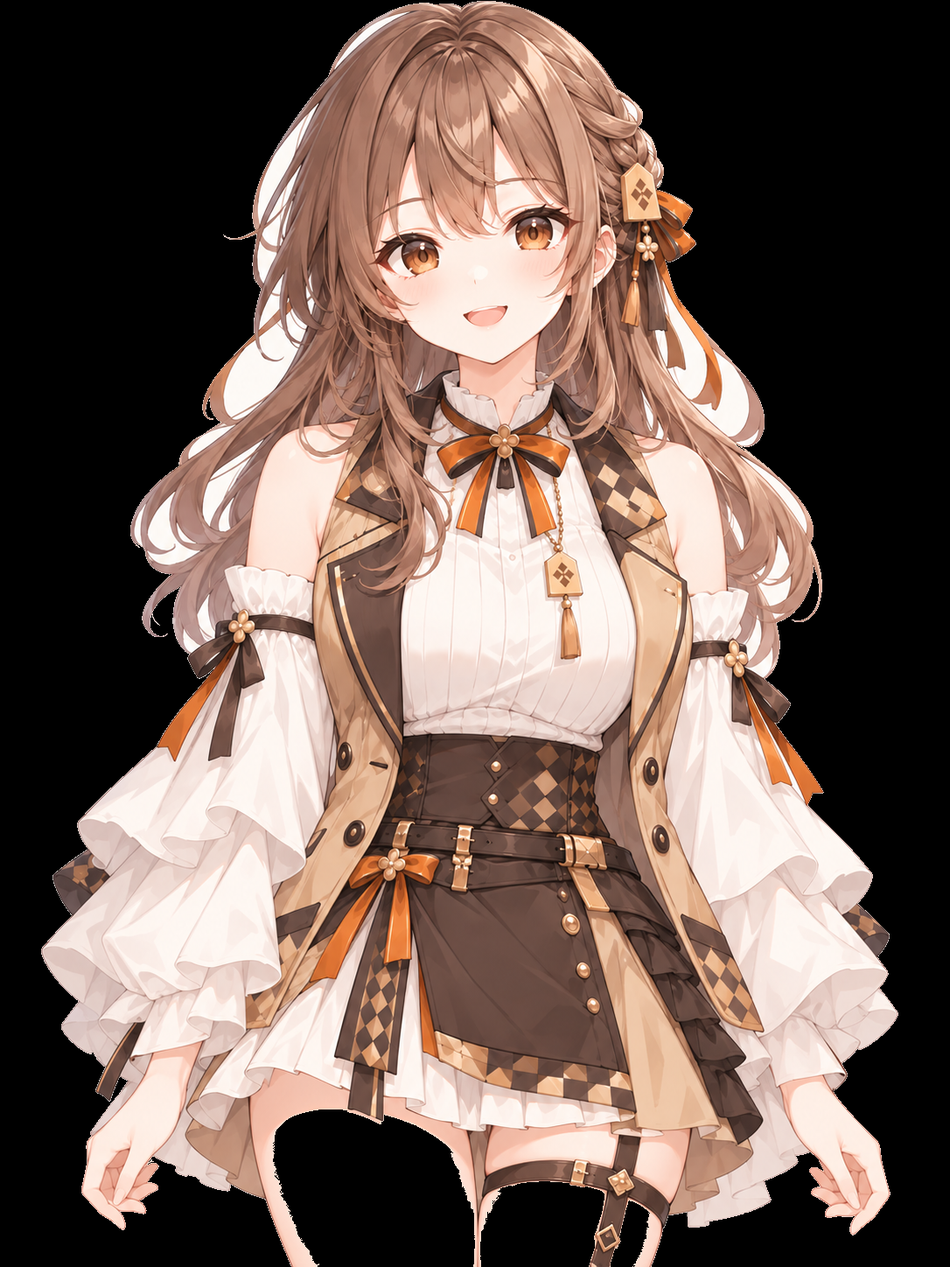
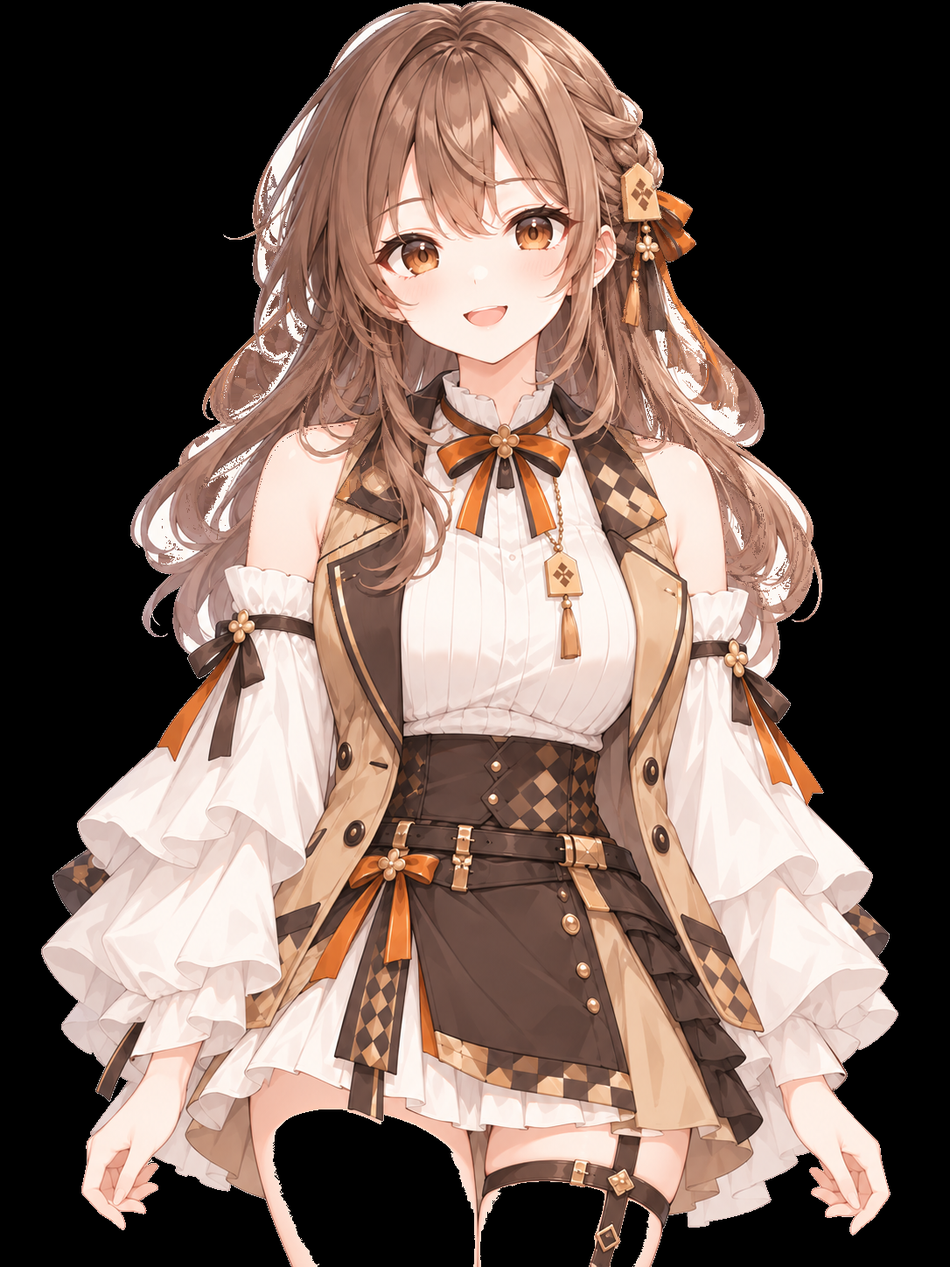
Layer changes from the first (950, 1267) image to the second:
painted on "hair_base_FULL_beneath_hair_parts" over [158,190,817,645]
added layer "side_hair_fixed_painted_underlayer" above "face_skin_FULL_beneath_eyes_mouth" over [158,13,818,650]
